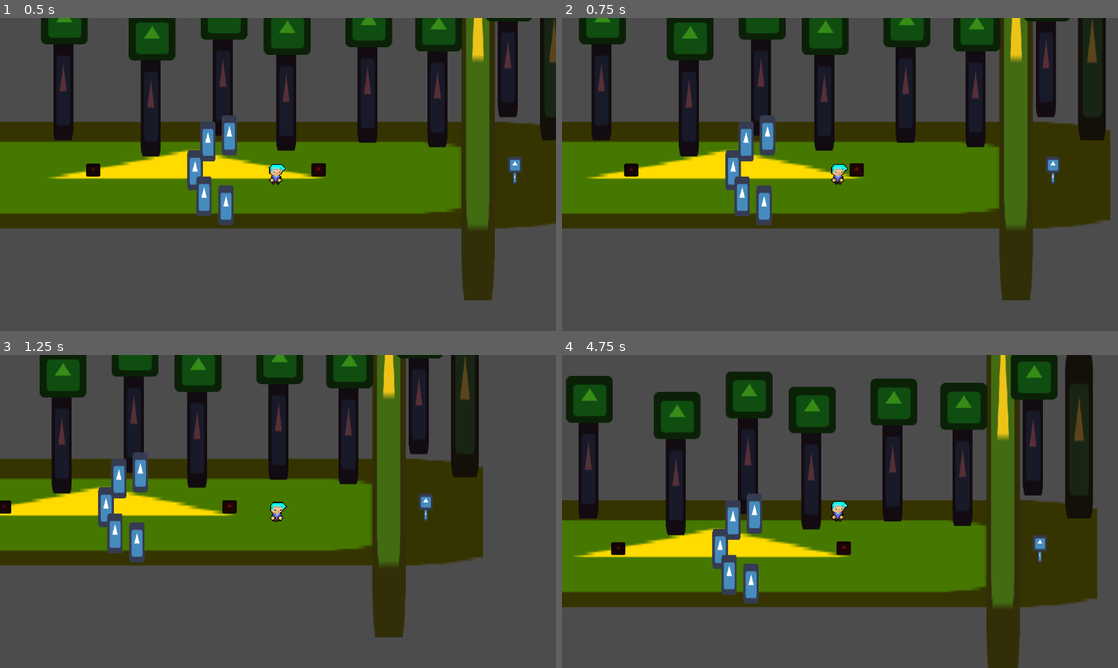
Above: before the commit, frames 1-4 (two rows, left to right).
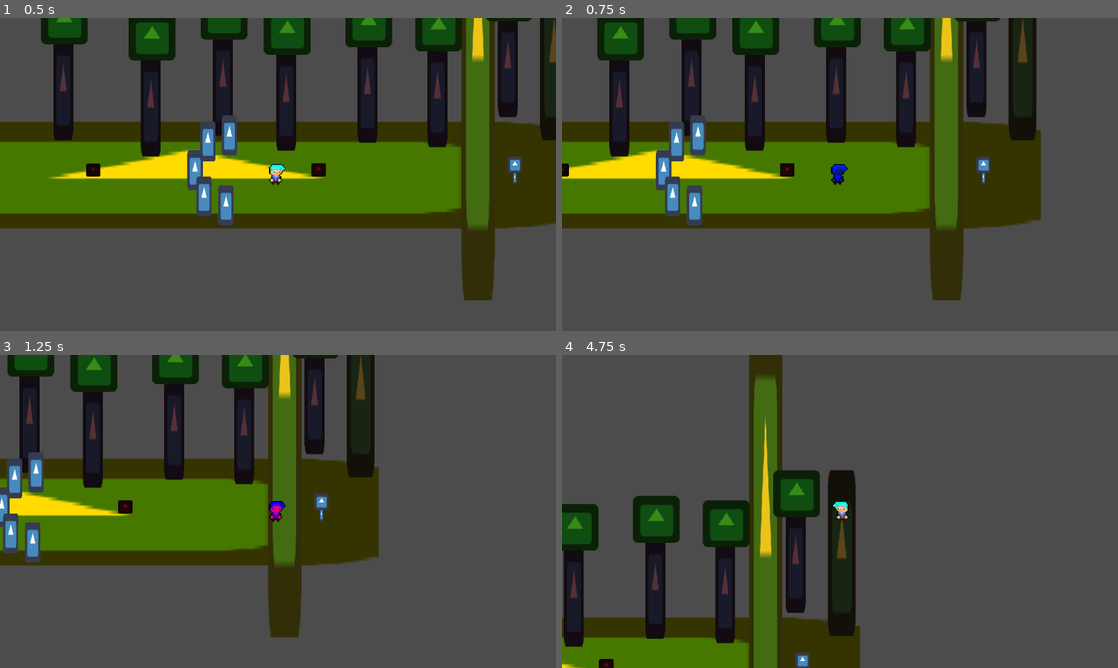
Above: after the commit, the same moments.

Repository: kjanuska/Independent-Study-Game
Game: Godot game, scene res://Scenes/Main.tscn
Two runs of this game, one before a commit and one after it. Both use one fixed random seed, a clock stepped at 60 frames per second and the inputs below. The engine's default icon, where the game draws it, is replaced by a stand-in: a white triangle on a blue panel in a dark square.
Inputs (mouse positions are in pixels of both pictures, inside the frame that each line leads up to):
- Up to frame 1 (0.5 s): no input
- Up to frame 2 (0.75 s): tap Enter at 0.5 s; move the mouse to (962, 158) at 0.52 s; hold D (ui_right) from 0.53 s (still down); tap Space (space, bound only before the commit) at 0.6 s
- Up to frame 3 (1.25 s): keep holding D (ui_right)
- Up to frame 4 (4.75 s): move the mouse to (728, 527) at 1.27 s; release D (ui_right) at 1.28 s; hold S (ui_down) 1.28-2.03 s; tap E (Interact) at 1.35 s; tap Space (space, bound only before the commit) at 1.55, 2, 2.3, 3.05, 3.6, 4.35 s; move the mouse to (895, 442) at 2.02 s; hold D (ui_right) 2.03-2.78 s; click (895, 442) at 2.1 s; move the mouse to (812, 574) at 2.77 s; hold W (ui_up) 2.78-3.53 s; right-click (812, 574) at 2.85 s; move the mouse to (1006, 558) at 3.52 s; hold A (ui_left) from 3.53 s (still down); move the mouse to (673, 464) at 4.27 s

Frame 1 is identical in both runs. In frame 2, 33% of the frame differs, in the area x 0-99%, y 0-91%; in frame 3, 40%; in frame 4, 64%, in the area x 0-97%, y 0-100%.

Commit message:
added dash state

Diff:
--- a/Scenes/Player.tscn
+++ b/Scenes/Player.tscn
@@ -7,6 +7,7 @@
 [ext_resource path="res://Scripts/StateMachine/States/Idle.gd" type="Script" id=5]
 [ext_resource path="res://Scripts/StateMachine/States/Walk.gd" type="Script" id=6]
 [ext_resource path="res://Scripts/StateMachine/States/Dash.gd" type="Script" id=7]
+[ext_resource path="res://Scripts/StateMachine/States/TakeDamage.gd" type="Script" id=8]
 
 [sub_resource type="RectangleShape2D" id=1]
 extents = Vector2( 9.11818, 10.7913 )
@@ -31,9 +32,21 @@
 tracks/0/enabled = true
 tracks/0/keys = {
 "times": PoolRealArray( 0, 0.2 ),
-"transitions": PoolRealArray( 1, 1 ),
+"transitions": PoolRealArray( 7.72748, 1 ),
 "update": 0,
 "values": [ Color( 0, 0.0862745, 1, 1 ), Color( 1, 1, 1, 1 ) ]
+}
+tracks/1/type = "value"
+tracks/1/path = NodePath("Sprite:frame")
+tracks/1/interp = 1
+tracks/1/loop_wrap = true
+tracks/1/imported = false
+tracks/1/enabled = true
+tracks/1/keys = {
+"times": PoolRealArray( 0 ),
+"transitions": PoolRealArray( 1 ),
+"update": 1,
+"values": [ 0 ]
 }
 
 [sub_resource type="Animation" id=5]
@@ -52,6 +65,21 @@
 "transitions": PoolRealArray( 1 ),
 "update": 1,
 "values": [ 0 ]
+}
+
+[sub_resource type="Animation" id=8]
+resource_name = "invulnerable"
+tracks/0/type = "value"
+tracks/0/path = NodePath("Sprite:modulate")
+tracks/0/interp = 1
+tracks/0/loop_wrap = true
+tracks/0/imported = false
+tracks/0/enabled = true
+tracks/0/keys = {
+"times": PoolRealArray( 0, 1 ),
+"transitions": PoolRealArray( 8.87653, 1 ),
+"update": 0,
+"values": [ Color( 0.945098, 0, 1, 1 ), Color( 1, 1, 1, 1 ) ]
 }
 
 [sub_resource type="Animation" id=7]
@@ -106,7 +134,6 @@
 [node name="Sprite" type="Sprite" parent="."]
 texture = ExtResource( 2 )
 hframes = 4
-frame = 1
 
 [node name="Hurtbox" type="Area2D" parent="." groups=[
 "hurtbox",
@@ -120,10 +147,10 @@
 one_shot = true
 
 [node name="AnimationPlayer" type="AnimationPlayer" parent="."]
-playback_speed = 1.5
 anims/dash = SubResource( 4 )
 anims/hurt = SubResource( 5 )
 anims/idle = SubResource( 6 )
+anims/invulnerable = SubResource( 8 )
 anims/walk = SubResource( 7 )
 
 [node name="MovementStates" type="Node" parent="."]
@@ -139,6 +166,9 @@
 [node name="Dash" type="Node2D" parent="MovementStates"]
 script = ExtResource( 7 )
 
+[node name="TakeDamage" type="Node" parent="MovementStates"]
+script = ExtResource( 8 )
+
 [connection signal="timeout" from="DashTimer" to="MovementStates/Dash" method="_on_DashTimer_timeout"]
 [connection signal="timeout" from="DashCooldown" to="MovementStates/Dash" method="_on_DashCooldown_timeout"]
 [connection signal="timeout" from="Hurtbox/InvincibilityPeriod" to="Hurtbox" method="_on_InvincibilityPeriod_timeout"]
--- a/Scenes/Target.tscn
+++ b/Scenes/Target.tscn
@@ -61,4 +61,5 @@
 
 [node name="AnimationPlayer" type="AnimationPlayer" parent="."]
 anims/hurt = SubResource( 4 )
+
 [connection signal="timeout" from="FallTimer" to="Hurtbox" method="_on_FallTimer_timeout"]
--- a/Scripts/MovementStateMachine.gd
+++ b/Scripts/MovementStateMachine.gd
@@ -10,8 +10,8 @@
 func _change_state(state_name):
 	if not _active:
 		return
-#	if state_name in ["stagger", "jump", "attack"]:
-#		states_stack.push_front(states_map[state_name])
+	if state_name in ["dash"]:
+		states_stack.push_front(states_map[state_name])
 	if state_name == "dash" and current_state == $Walk:
-		$Dash.enter($Walk.speed, $Walk.move_direction)
+		$Dash.enter()
 	._change_state(state_name)
--- a/Scripts/Player.gd
+++ b/Scripts/Player.gd
@@ -1,12 +1,5 @@
 extends KinematicBody2D
 
-
-#is the player currently moving using the WASD keys
-var moving = false
-#is the player in the process of dashing
-var dashing = false
-#is the player not dashing (can't move while dashing)
-var can_move = true
 #used in _ready to get parent node
 var player
 
@@ -61,15 +54,10 @@
 func _physics_process(_delta):
 	mouse_rotation = get_angle_to(get_global_mouse_position()) + self.get_rotation()
 
-	if can_move:
-		get_input()
+	get_input()
 
 	if current_weapon != null:
 		set_weapon_rotation()
-
-	if Input.is_action_just_pressed("space"):
-		if moving && dashing == false && $DashCooldown.is_stopped():
-			$DashTimer.start()
 
 	if Input.is_action_just_pressed("ui_cancel"):
 		get_tree().quit()
--- a/Scripts/PlayerHurtbox.gd
+++ b/Scripts/PlayerHurtbox.gd
@@ -11,6 +11,7 @@
 			print("you died")
 			return
 		is_vulnerable = false
+		get_parent().get_node("AnimationPlayer").play("invulnerable")
 		$InvincibilityPeriod.start()
 
 func _on_InvincibilityPeriod_timeout():
--- a/Scripts/StateMachine/Motion.gd
+++ b/Scripts/StateMachine/Motion.gd
@@ -5,9 +5,13 @@
 
 func get_input_direction():
 	#player direction vector
-	var move_direction = Vector2()
+	move_direction = Vector2()
 	move_direction.x = int(Input.is_action_pressed("ui_right")) - int(Input.is_action_pressed("ui_left"))
 	move_direction.y = int(Input.is_action_pressed("ui_down")) - int(Input.is_action_pressed("ui_up"))
+	if move_direction.x == 1:
+		owner.get_node("Sprite").flip_h = false
+	elif move_direction.x == -1:
+		owner.get_node("Sprite").flip_h = true
 	return move_direction
 
 func move(speed_value, direction):
--- a/Scripts/StateMachine/StateMachine.gd
+++ b/Scripts/StateMachine/StateMachine.gd
@@ -48,7 +48,6 @@
 		states_stack.pop_front()
 	else:
 		states_stack[0] = states_map[state_name]
-
 	current_state = states_stack[0]
 	emit_signal("state_changed", current_state)
 
--- a/Scripts/StateMachine/States/Dash.gd
+++ b/Scripts/StateMachine/States/Dash.gd
@@ -3,16 +3,17 @@
 onready var dash_cooldown = owner.get_node("DashCooldown")
 
 func enter():
-	if dash_cooldown.is_stopped():
-		speed *= 5
-		var move_direction = get_input_direction()
+	speed = 1500.0
+	move_direction = get_input_direction()
+	owner.get_node("AnimationPlayer").play("dash")
+	owner.get_node("DashTimer").start()
 
-		owner.get_node("AnimationPlayer").play("dash")
-		.move(speed, move_direction)
-		owner.get_node("DashTimer").start()
+func update(_delta):
+	.move(speed, move_direction)
 
 func _on_DashTimer_timeout():
-	speed /= 5
+	speed = 0.0
+	emit_signal("finished", "previous")
 	dash_cooldown.start()
 
 func _on_DashCooldown_timeout():
--- /dev/null
+++ b/Scripts/StateMachine/States/TakeDamage.gd
@@ -0,0 +1 @@
+extends Node
--- a/Scripts/StateMachine/States/Walk.gd
+++ b/Scripts/StateMachine/States/Walk.gd
@@ -3,14 +3,18 @@
 #speed that the player travels at
 export (float) var SPEED = 300
 
+onready var dash_cooldown = owner.get_node("DashCooldown")
+
 func enter():
-	speed = 0.0
 	move_direction = Vector2()
 	owner.get_node("AnimationPlayer").play("walk")
+
+func handle_input(event):
+	if event.is_action_pressed("dash") && dash_cooldown.is_stopped():
+		emit_signal("finished", "dash")
 
 func update(_delta):
 	var move_direction = get_input_direction()
 	if not move_direction:
 		emit_signal("finished", "idle")
-	speed = SPEED
-	.move(speed, move_direction)
+	.move(SPEED, move_direction)
--- a/Scripts/Target.gd
+++ b/Scripts/Target.gd
@@ -3,7 +3,6 @@
 var health = 3
 
 func take_damage():
-	print("ouch")
 	health -= 1
 	get_parent().get_node("AnimationPlayer").play("hurt")
 	if health == 0:
--- a/project.godot
+++ b/project.godot
@@ -53,11 +53,6 @@
 , Object(InputEventJoypadButton,"resource_local_to_scene":false,"resource_name":"","device":0,"button_index":13,"pressure":0.0,"pressed":false,"script":null)
  ]
 }
-space={
-"deadzone": 0.5,
-"events": [ Object(InputEventKey,"resource_local_to_scene":false,"resource_name":"","device":0,"alt":false,"shift":false,"control":false,"meta":false,"command":false,"pressed":false,"scancode":32,"unicode":0,"echo":false,"script":null)
- ]
-}
 shoot={
 "deadzone": 0.5,
 "events": [ Object(InputEventMouseButton,"resource_local_to_scene":false,"resource_name":"","device":-1,"alt":false,"sh …(213 unchanged characters)…
@@ -73,6 +68,11 @@
 "events": [ Object(InputEventKey,"resource_local_to_scene":false,"resource_name":"","device":0,"alt":false,"shift":false,"control":false,"meta":false,"command":false,"pressed":false,"scancode":69,"unicode":0,"echo":false,"script":null)
  ]
 }
+dash={
+"deadzone": 0.5,
+"events": [ Object(InputEventKey,"resource_local_to_scene":false,"resource_name":"","device":0,"alt":false,"shift":false,"control":false,"meta":false,"command":false,"pressed":false,"scancode":32,"unicode":0,"echo":false,"script":null)
+ ]
+}
 
 [rendering]
 
Not shown: 1 places in Scenes/Player.tscn that only renumber resources
